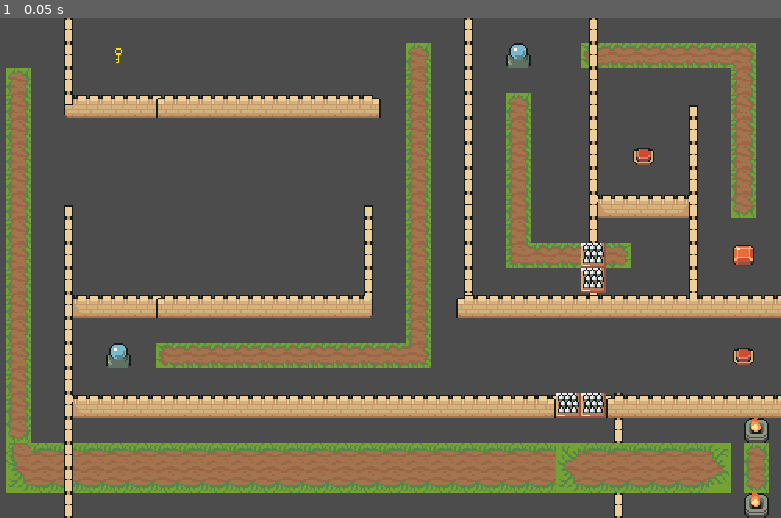
Above: before the commit, frame 1.
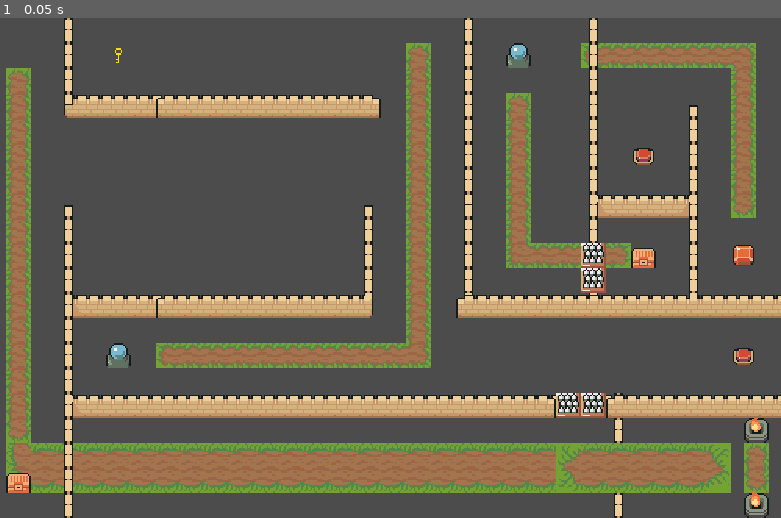
Above: after the commit, the same moment.

Repository: ivocoumans/myfirstgamejam2024
Game: Godot game, scene res://levels/Level2.tscn
The game is run twice, just before and just after one commit, with the same random seed, the same clock (stepped at 60 frames per second) and the same inputs. This scene is started directly instead of the project's main scene.
Inputs:
- Up to frame 1 (0.05 s): no input

The runs differ from the first frame. In frame 1, 0.2% of the frame differs, in the area x 0-84%, y 46-95%.

Commit message:
fix missing chest texture

Diff:
--- a/objects/Chest.tscn
+++ b/objects/Chest.tscn
@@ -15,7 +15,7 @@
 [node name="Sprite" type="Sprite" parent="."]
 texture = ExtResource( 1 )
 region_enabled = true
-region_rect = Rect2( 96, 160, 32, 32 )
+region_rect = Rect2( 192, 0, 32, 32 )
 
 [node name="CollisionShape2D" type="CollisionShape2D" parent="."]
 shape = SubResource( 1 )
Binary file changed: assets/Tilesets/TilesetElement.png
Not shown, changed: export/index.html
Not shown, changed: export/index.pck
